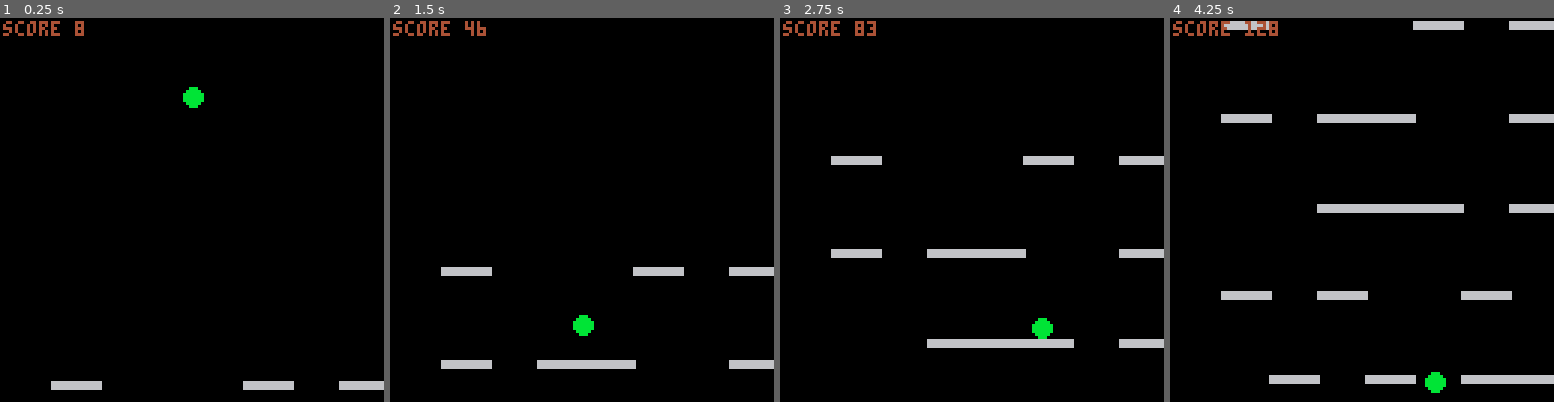
Above: before the commit, frames 1-4 (left to right).
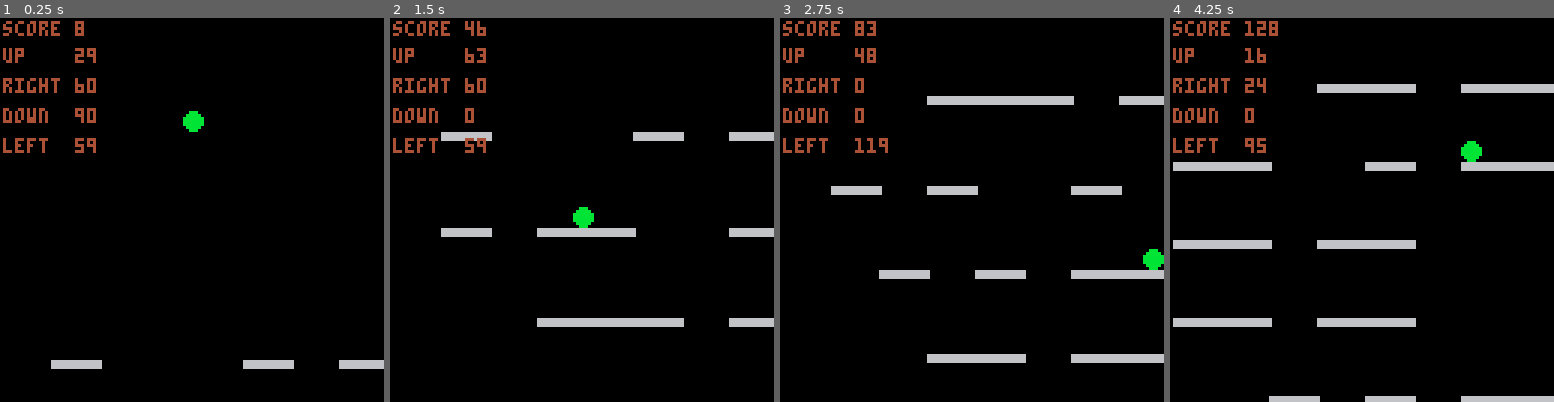
Above: after the commit, the same moments.

Repository: BubDZombie/pico-8-carts
Game: PICO-8 cartridge carts/falling-down.p8
Same seed, same stepped clock (60 frames per second), same inputs: the game is played once before the commit and once after it.
Inputs:
- Up to frame 1 (0.25 s): no input
- Up to frame 2 (1.5 s): tap O (Z key) at 0.7 s
- Up to frame 3 (2.75 s): hold Right 1.6-2.1 s; tap O (Z key) at 1.7, 2.1, 2.5 s; hold Right from 2.47 s (still down)
- Up to frame 4 (4.25 s): tap O (Z key) every 0.4 s from 2.9 to 4.1 s; release Right at 3.03 s; hold Left 3.08-3.58 s; hold Right from 4.02 s (still down)

The runs differ from the first frame. In frame 1, 3.6% of the frame differs, in the area x 0-100%, y 7-97%; in frame 2, 7.0%; in frame 3, 9.4%; in frame 4, 13%, in the area x 0-100%, y 0-100%.

Commit message:
Falling Down improved collision detection.

Diff:
--- a/carts/falling-down.p8
+++ b/carts/falling-down.p8
@@ -1,13 +1,17 @@
 pico-8 cartridge // http://www.pico-8.com
 version 43
 __lua__
-arrow_speed=1
-camera_speed=1
+arrow_speed=3
+camera_speed=2
 ball={
   x=64,
   y=10,
   size=3,
-  speed=2,
+  speed=3,
+  up_space=0,
+  right_space=0,
+  down_space=0,
+  left_space=0,
   can_fall=true,
   alive=true,
   color=11
@@ -20,38 +24,109 @@
 bg_color=0
 text_color=4
 
+function check_space()
+  local ceilings={1}
+  local right_walls={128}
+  local floors={128}
+  local left_walls={1}
+  local ball_top=ball.y-ball.size-1
+  local ball_right=ball.x+ball.size+1
+  local ball_bottom=ball.y+ball.size+1
+  local ball_left=ball.x-ball.size-1
+  for p in all(platforms) do
+    local platform_top=p.y
+    local platform_right=p.x+platform_w
+    local platform_bottom=p.y+platform_h
+    local platform_left=p.x
+    if not(ball_left >= platform_right
+        or ball_right <= platform_left) then
+      if platform_bottom <= ball_top then
+        add(ceilings,platform_bottom)
+      elseif platform_top >= ball_bottom then
+        add(floors,platform_top)
+      end
+    end
+    if not(ball_top >= platform_bottom
+        or ball_bottom <= platform_top) then
+      if platform_left >= ball_right then
+        add(right_walls,platform_left)
+      elseif platform_right <= ball_left then
+        add(left_walls,platform_right)
+      end
+    end
+  end
+  ball.up_space=128
+  for c in all(ceilings) do
+    local space=ball_top-c
+    if space < ball.up_space then
+      ball.up_space=space
+    end
+  end
+  ball.right_space=128
+  for w in all(right_walls) do
+    local space=w-ball_right
+    if space < ball.right_space then
+      ball.right_space=space
+    end
+  end
+  ball.down_space=128
+  for f in all(floors) do
+    local space=f-ball_bottom
+    if space < ball.down_space then
+      ball.down_space=space
+    end
+  end
+  ball.left_space=128
+  for w in all(left_walls) do
+    local space=ball_left-w
+    if space < ball.left_space then
+      ball.left_space = space
+    end
+  end
+  local platform_string=""
+  for p in all(platforms) do
+    platform_string..=p.x..","..p.y.." "
+  end
+  printh("ball.y "..ball.y)
+  printh("ball top "..ball_top.." right "..ball_right.." bottom "..ball_bottom.." left "..ball_left)
+  printh("ball spc bot "..ball.down_space)
+  printh("platforms "..platform_string)
+  printh("")
+end
+
+function move_ball()
+  if btn(0) then
+    if ball.left_space > arrow_speed then
+      ball.x-=arrow_speed
+    else
+      ball.x-=ball.left_space
+    end
+  elseif btn(1) then
+    if ball.right_space > arrow_speed then
+      ball.x+=arrow_speed
+    else
+      ball.x+=ball.right_space
+    end
+  end
+end
+
 function drop_ball()
-  ball.can_fall=true
-  for p in all(platforms) do
-    if (p.x < ball.x
-      and p.x + platform_w > ball.x
-      and p.y <= ball.y + ball.size + 1
-      and p.y + platform_h >= ball.y + ball.size)
-    then
-      ball.can_fall=false
-      ball.y = p.y - ball.size - 1
-    end
-  end
-  if ball.y >= 128 - ball.size then
-    ball.can_fall=false
-  end
-  if ball.can_fall then
-    ball.y+=ball.speed
-  end
-end
-
-function move_ball()
-  if btn(0) and ball.x > ball.size then
-    ball.x-=arrow_speed
-  elseif btn(1) and ball.x < 128 - ball.size then
-    ball.x+=arrow_speed
+  if ball.down_space >= ball.speed then
+    ball.y += ball.speed
+    printh("move ball "..ball.speed.." down to "..ball.y)
+  else
+    ball.y += ball.down_space
+    printh("move ball "..ball.down_space.." down to "..ball.y)
   end
 end
 
 function lift()
-  if not ball.can_fall then
+  if ball.down_space == 0
+      and ball.y < 128 - ball.size then
     ball.y-=camera_speed
-  end
+    printh("move ball up "..camera_speed.." to "..ball.y)
+  end
+  printh("move platforms up "..camera_speed)
   for p in all(platforms) do
     p.y-=camera_speed
   end
@@ -75,12 +150,13 @@
     full=128/platform_w
     for x = 1, 128, platform_w do
       if rnd(64) > spread then
+      --if rnd(256) > spread then
         new={x=x,y=128}
         add(platforms,new)
         add(newbies,new)
       end
     end
-    if count(platforms) == full then
+    if count(newbies) == full then
       remove = rnd(newbies)
       del(platforms,remove)
     end
@@ -115,8 +191,11 @@
 
 function _update()
   if ball.alive then
+    check_space()
     move_ball()
+    check_space()
     drop_ball()
+    check_space()
     lift()
     add_platforms()
     remove_platforms()
@@ -142,6 +221,10 @@
     )
   end
   print("score "..score,1,1,text_color)
+  print("up    "..ball.up_space,1,10,text_color)
+  print("right "..ball.right_space,1,20,text_color)
+  print("down  "..ball.down_space,1,30,text_color)
+  print("left  "..ball.left_space,1,40,text_color)
 end
 
 function draw_score()
